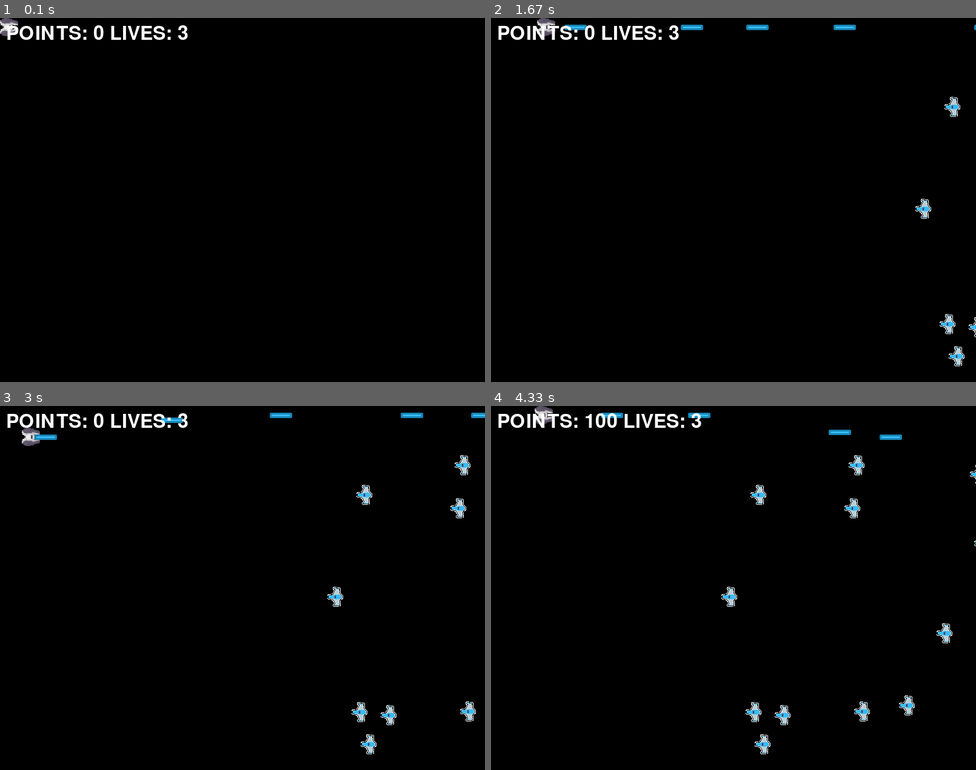
Above: before the commit, frames 1-4 (two rows, left to right).
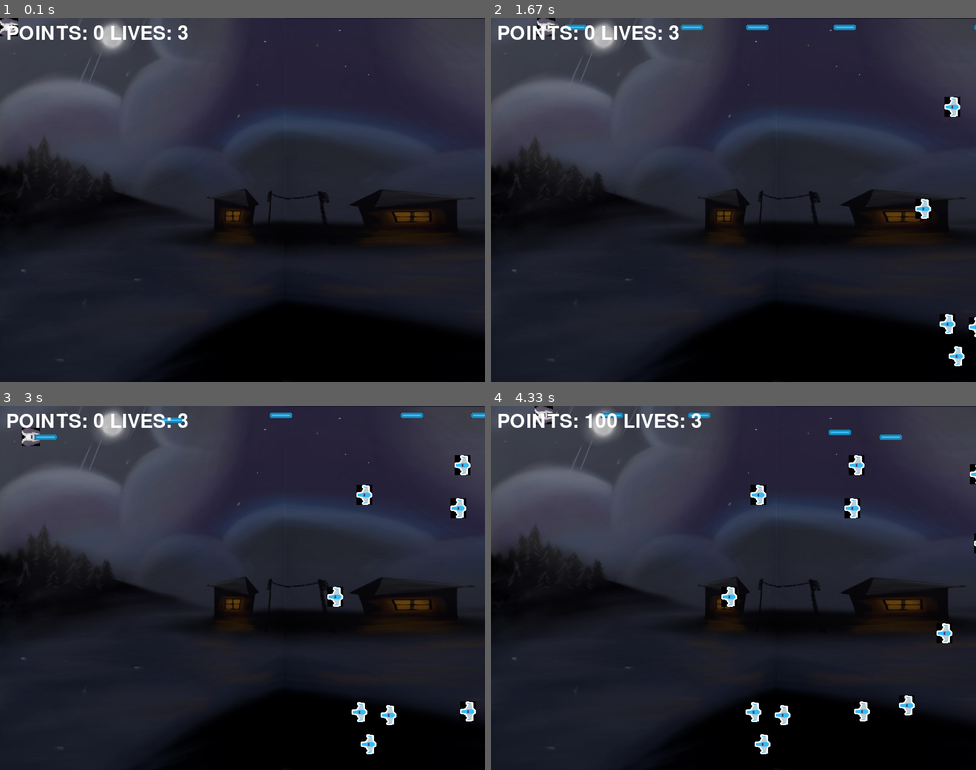
Above: after the commit, the same moments.

Repository: MrGolgi/Final
Game: pygame game, started from FInal_PyGame_StarFox.py
Two runs of this game, one before a commit and one after it. Both use one fixed random seed, a clock stepped at 60 frames per second and the inputs below.
Inputs:
- Up to frame 1 (0.1 s): no input
- Up to frame 2 (1.67 s): tap Space at 0.33, 0.73, 1.03, 1.23, 1.57 s; hold Right 0.67-1.13 s; hold Up 1.17-1.47 s; hold Right from 1.5 s (still down)
- Up to frame 3 (3 s): tap Space at 1.87, 2.07, 2.37, 2.63, 2.97 s; release Right at 1.97 s; hold Left 2-2.53 s; hold Down 2.57-2.87 s; hold Left from 2.9 s (still down)
- Up to frame 4 (4.33 s): tap Space at 3.27, 3.4, 3.8, 4.1 s; release Left at 3.3 s; hold Up 3.33-3.7 s; hold Right from 3.73 s (still down)

The runs differ from the first frame. In frame 1, 78% of the frame differs, in the area x 0-100%, y 0-100%; in frame 2, 77%; in frame 3, 77%; in frame 4, 77%.

Commit message:
Add files via upload

Diff:
--- a/FInal_PyGame_StarFox.py
+++ b/FInal_PyGame_StarFox.py
@@ -1,10 +1,19 @@
-import pygame as p
+"""
+File: Final_PyGame_StarFox.py
+Author: Jason Dusek
+CIS 1415 Intro to Programming
+Final Project
+Date: 12/07/2020
+
+"""
+import pygame as p #because I don't want to type pygame over and over
 import random
 import string
 from tkinter import *
 """Importing pygame.locals keeps key presses simple"""
 from pygame.locals import *
 
+"""some constants and variables to create before the game """
 WIDTH = 800
 HEIGHT = 600
 gameSpeed = 300
@@ -13,23 +22,23 @@
 points = 0
 highScores = {}
 
+"""create the player class and its movement, boundaries, and shooting """
 class Player(p.sprite.Sprite):
     def __init__(self):
-        super(Player, self).__init__()
+        super(Player, self).__init__() #super was a fun addition to these classes to avoid recalling the class
         self.surf = p.image.load("assets/player.png").convert()
-        self.surf.set_colorkey((255,255,255), RLEACCEL)
         self.rect = self.surf.get_rect()
-    """all the keyboard commands for the player"""
-    def update(self, pressed_keys):
-        if pressed_keys[K_UP]:
+    """move the player with the keyboard"""
+    def update(self, keys):
+        if keys[K_UP]:
             self.rect.move_ip(0, -1)
-        if pressed_keys[K_DOWN]:
+        if keys[K_DOWN]:
             self.rect.move_ip(0, 1)
-        if pressed_keys[K_LEFT]:
+        if keys[K_LEFT]:
             self.rect.move_ip(-1, 0)
-        if pressed_keys[K_RIGHT]:
+        if keys[K_RIGHT]:
             self.rect.move_ip(1, 0)
-        """keep the player on the screen"""
+        """keeps the player on the screen"""
         if self.rect.left < 0:
             self.rect.left = 0
         elif self.rect.right > WIDTH:
@@ -40,15 +49,15 @@
             self.rect.bottom = HEIGHT
 
     def fire(self):
-        laser = Laser(self.rect.centerx, self.rect.centery)
+        laser = Laser(self.rect.centerx, self.rect.centery) #love these pygame center methods
         lasers.add(laser)
         all_sprites.add(laser)
 
+"""create laser sprite class"""
 class Laser(p.sprite.Sprite):
     def __init__(self, x, y):
         super(Laser, self).__init__()
         self.surf = p.image.load("assets/plyLaser.png").convert()
-        self.surf.set_colorkey((255,255,255), RLEACCEL)
         self.rect = self.surf.get_rect()
         self.rect.centery = y
         self.rect.centerx = x
@@ -65,28 +74,28 @@
     def __init__(self):
         super(Enemy, self).__init__()
         self.surf = p.image.load("assets/ship.png").convert()
-        self.surf.set_colorkey((255, 255, 255), RLEACCEL)
         self.rect = self.surf.get_rect(
             center=(
                 random.randint(WIDTH + 20, WIDTH + 100),
-                random.randint( (0 + self.surf.get_height() // 2), (HEIGHT - self.surf.get_height() // 2) ),
-            )
-        )
+                random.randint( (0 + self.surf.get_height() // 2), (HEIGHT - self.surf.get_height() // 2) )))
         self.speed = 1
-
+    """move the enemies and 'delete' them after they leave the screen """
     def update(self):
         self.rect.move_ip(-self.speed, 0)
         if self.rect.right < 0:
             self.kill()
 
 p.init()
-
+"""
+a whole mess of loading that would, ideally, be in a game or gameSceen method or class.
+"""
 screen = p.display.set_mode((WIDTH, HEIGHT))
+bgimg = p.image.load("assets/b1.jpg")
 caption = p.display.set_caption("PyStarFox")
 font = p.font.Font(p.font.get_default_font(), 32)
 clock = p.time.Clock()
-ADDENEMY = p.USEREVENT + 1
-p.time.set_timer(ADDENEMY, enemySpeed)
+addEnemy = p.USEREVENT + 1
+p.time.set_timer(addEnemy, enemySpeed)
 
 player = Player()
 
@@ -97,69 +106,72 @@
 all_sprites = p.sprite.Group()
 all_sprites.add(player)
 
-def setPoints(points):
+
+def set_points(points):
     points += 100
     return points
 
 gameplay = True
-
+"""
+Mainloop for gameplay. Sorry its ugly. I could have spent many more hours on this...
+"""
 while gameplay:
 
     for event in p.event.get():
         if event.type == KEYDOWN:
             if event.key == K_ESCAPE:
                 gameplay = False
-
+            """ pewpewpew <- yes, fire the laser"""
             if event.key == K_SPACE:
                 player.fire()
         elif event.type == QUIT:
             gameplay = False
-
-        elif event.type == ADDENEMY:
+            """add in enemies and add them to their sprite groups"""
+        elif event.type == addEnemy:
             new_enemy = Enemy()
             enemies.add(new_enemy)
             all_sprites.add(new_enemy)
 
-
-    pressed_keys = p.key.get_pressed()
-    player.update(pressed_keys)
-
+    """update key presses for player movement """
+    keys = p.key.get_pressed()
+    player.update(keys)
+    """class update functions to continually add new sprites to sprite groups in pyGame"""
     enemies.update()
     lasers.update()
-    screen.fill((0, 0, 0))
+    #screen.fill((0, 0, 0)) used prior to loading background image
+    screen.blit(bgimg, (0,0))
     text = font.render("POINTS: "+str(points) +" LIVES: "+str(lives), True, (255,255,255) )
 
-
+    """two sets of collisons to detect: player to enemies, lasers to enemies """
     for entity in all_sprites:
         screen.blit(entity.surf, entity.rect)
-
+    """ dectect if player collides with any sprites from enemies group"""
     if p.sprite.spritecollideany(player, enemies):
+        """cycle through 3 lives"""
         if (lives == 1):
             lives -=1
             if (lives == 0):
                 player.kill()
                 gameplay = False
-
+            """last life, kill the player"""
         else:
             lives -=1
             for enemy in enemies:
                 enemy.kill()
-
+    """detect if any lasers from laser group collide with any enemies with enemy group"""
     if (p.sprite.groupcollide(enemies, lasers, True, True)):
         points += 100
         gameSpeed += 10
-        if (enemySpeed > 0):
-            enemySpeed -= 10
-        else:
-            enemySpeed = 0
-
+    """display the points and lives on screen"""
     text = font.render("POINTS: "+str(points) +" LIVES: "+str(lives), True, (255,255,255) )
     screen.blit(text, (10,10) )
+    """udpate the screen after every update"""
     p.display.flip()
+    """slow the game down!...or make it consistent between computer speeds"""
     clock.tick(gameSpeed)
 
-
-plyInt = random.choice(string.ascii_letters)
+"""I decided on a random 3 caps letters for player intiials since the screen entry was taking too long """
+plyInt = ''.join(random.choice(string.ascii_uppercase) for i in range(3))
 
 """
 Leaving this code in but commented out. Yes, the game is functional, but I also spent a great
@@ -181,21 +193,30 @@
 entry.mainloop()
 """
 
-def set_highScores(dictionary, initials, pts, fn = "assets/highScores.txt", top_n=5):
+""" function to set the high scores into the dictionary of highScores """
+def set_high_scores(dictionary, initials, pts):
+    top=5
     highScores = dictionary
     plyInt = initials
     points = pts
     highScores.update({plyInt:points})
-    with open(fn,"a") as f:
-        for idx,(plyInt,points) in enumerate(sorted(highScores.items(), key= lambda x:-x[1], reverse=True)):
+    with open("assets/highScores.txt","a") as f: #I like using the 'as' command for imports and opens now
+        for i,(plyInt,points) in enumerate(sorted(highScores.items(), key= lambda x:-x[1], reverse=True)):
             f.write(f"{plyInt}:{points}\n")
-            if top_n and idx == top_n-1:
+
+            """
+            if i == top-1:
                 break
 
-def get_highScores(fn = "assets/highScores.txt"):
-
+            I left this in although, I'm not very good at enumerate() yet, I was hoping to limit the
+            highscores to the top 5.
+            """
+
+""" function to get the high scores from the file and read them back into the dictionary """
+def get_high_scores():
+    """try/except and validation"""
     try:
-        with open(fn,"r") as f:
+        with open("assets/highScores.txt","r") as f:
             for line in f:
                 plyInt,_,points = line.partition(":")
                 if plyInt and points:
@@ -205,9 +226,11 @@
         return {}
     return highScores
 
-set_highScores(highScores, plyInt, points)
+"""run the set_highScore functions"""
+set_high_scores(highScores, plyInt, points)
 
 print(plyInt+": "+str(points))
-hs = get_highScores()
+hs = get_high_scores()
 print("High Scores: ")
-print(hs)
+for key, value in sorted(hs.items(), key=lambda x: x[1], reverse=True):
+    print(key, ' : ', value)
--- a/assets/highScores.txt
+++ b/assets/highScores.txt
@@ -1,8 +1,14 @@
-G:700
-I:1400
-s:400
-Z:1100
-X:2900
-y:1400
-r:2200
-l:3300
+IWU:2700
+CYC:3400
+GTF:2700
+PZN:4600
+VDD:5600
+CKM:6300
+ICH:7300
+
+EDC:1800
+CUJ:3200
+TXC:1400
+ZRW:1600
+BDR:1700
+VDT:1300
Binary file changed: assets/b1.jpg
